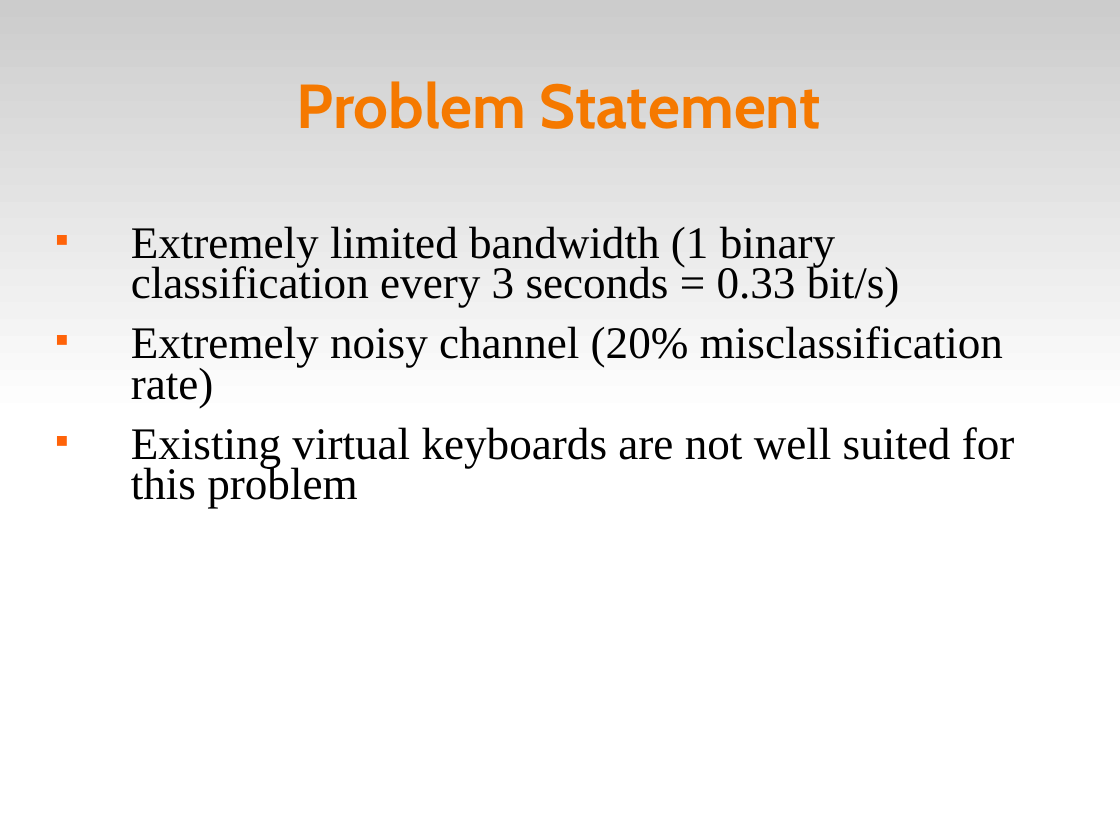
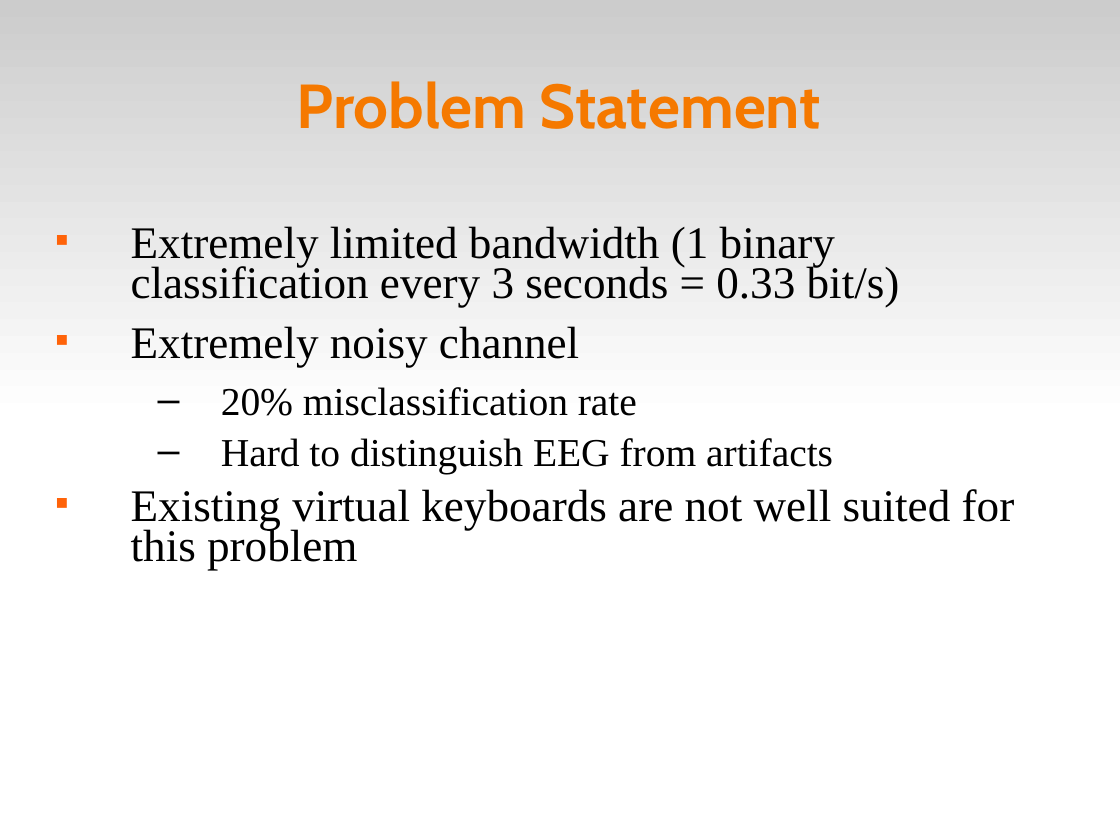
Before and after one commit to abdullah38rcc/BCI-Virtual-Keyboard, a slide deck: slide 2 of master's/docs/virtKey.ppt. Drawn at 1120x840 pixels with LibreOffice and Linux fonts; fonts in the diff are those of the drawing. Boxes give left, top, right and bottom in pixels: in the first picture for what was removed or moved away, otherwise in the second. Text is boxed around its words. In the diff, an @@ line names an element or a change of style, - is before the commit and + after.

```diff
--- a/master's/docs/virtKey.ppt
+++ b/master's/docs/virtKey.ppt
@@ text at (131,326,833,474): text changed; size 32 to 28 pt @@
-■ Extremely noisy channel (20% misclassification rate)
+■ Extremely noisy channel
+  – 20% misclassification rate
+  – Hard to distinguish EEG from artifacts
```
Also in this commit, not shown: 9 other slides changed, 6 slides added.
